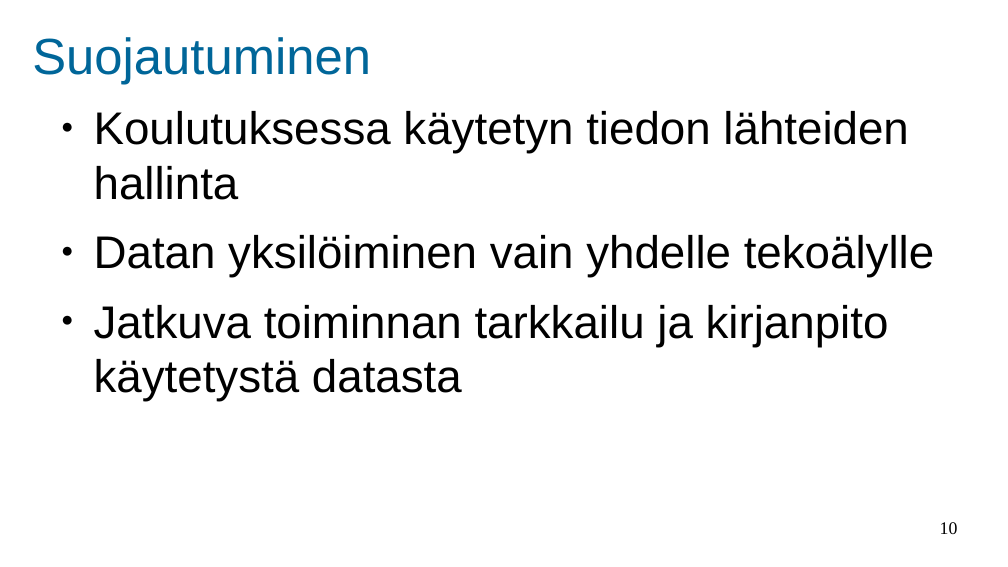
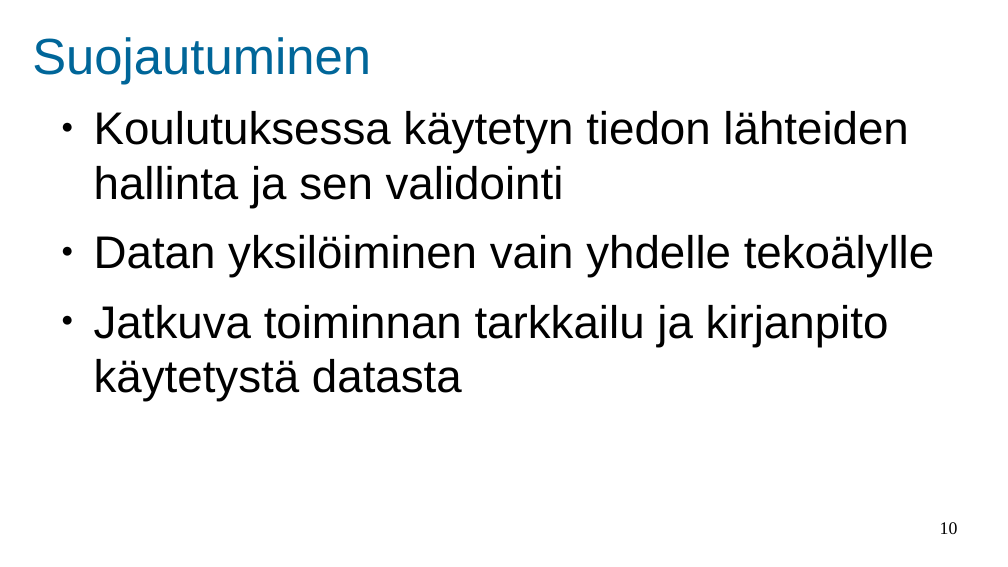
Before and after one commit to Akseli1236/AI-Poisoning, a slide deck: slide 10 of AI poisoning.odp. Drawn at 1008x567 pixels with LibreOffice and Linux fonts; fonts in the diff are those of the drawing; background and template pictures are left out. Boxes give left, top, right and bottom in pixels: in the first picture for what was removed or moved away, otherwise in the second. Text is boxed around its words. In the diff, an @@ line names an element or a change of style, - is before the commit and + after.

```diff
--- a/AI poisoning.odp
+++ b/AI poisoning.odp
@@ text at [94,111,908,208]: text changed @@
-● Koulutuksessa käytetyn tiedon lähteiden hallinta
+● Koulutuksessa käytetyn tiedon lähteiden hallinta ja sen validointi
```
